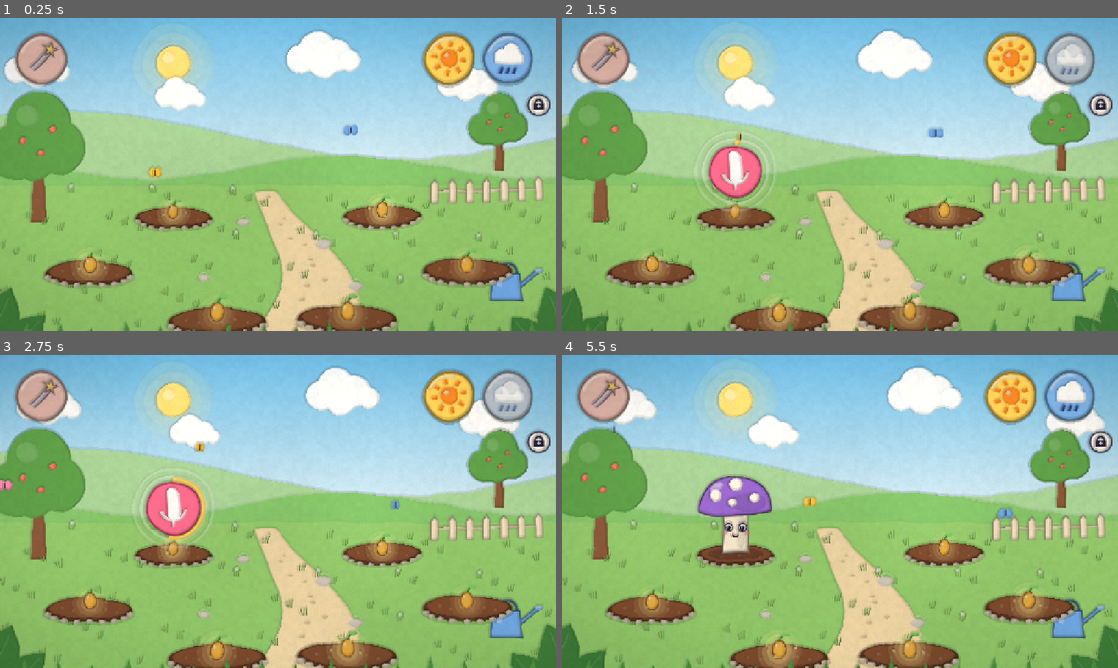
Above: before the commit, frames 1-4 (two rows, left to right).
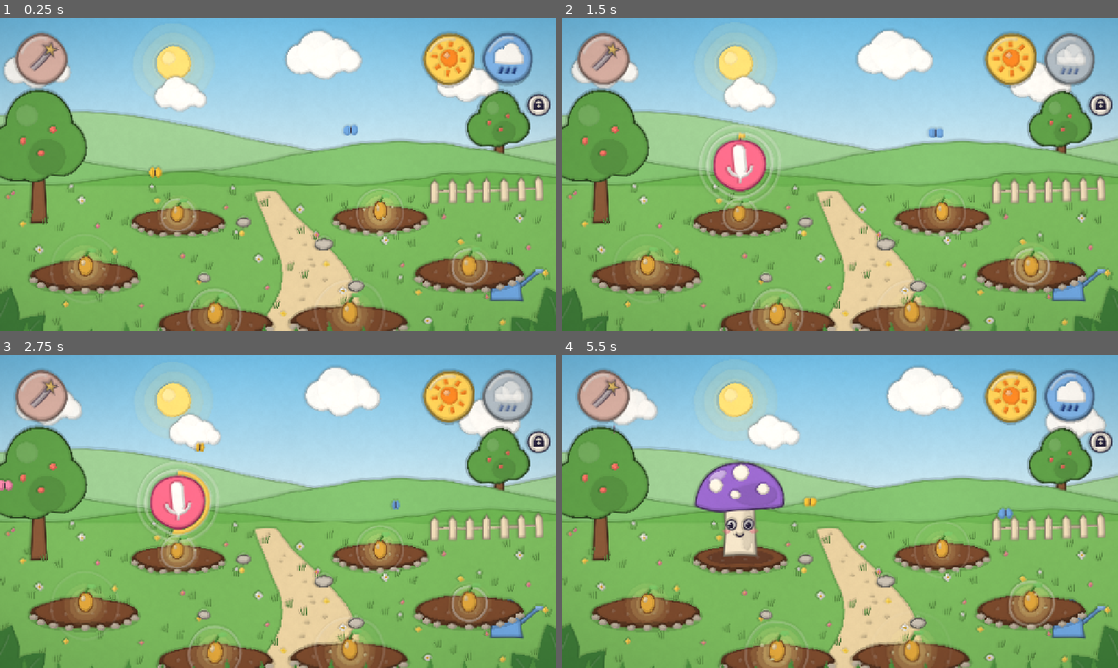
Above: after the commit, the same moments.

Repository: pinkysworld/Summgarten
Game: Godot game, scene res://scenes/main.tscn
The game is run twice, just before and just after one commit, with the same random seed, the same clock (stepped at 60 frames per second) and the same inputs.
Inputs (mouse positions are in pixels of both pictures, inside the frame that each line leads up to):
- Up to frame 1 (0.25 s): no input
- Up to frame 2 (1.5 s): move the mouse to (962, 158) at 0.52 s; click (962, 158) at 0.67 s; move the mouse to (728, 190) at 1.27 s; click (728, 190) at 1.42 s
- Up to frame 3 (2.75 s): move the mouse to (333, 442) at 2.02 s; click (333, 442) at 2.17 s
- Up to frame 4 (5.5 s): move the mouse to (812, 574) at 2.77 s; click (812, 574) at 2.92 s; move the mouse to (1006, 558) at 3.52 s; click (1006, 558) at 3.67 s; move the mouse to (673, 464) at 4.27 s; click (673, 464) at 4.42 s; move the mouse to (867, 511) at 5.02 s; click (867, 511) at 5.17 s

The runs differ from the first frame. In frame 1, 15% of the frame differs, in the area x 0-100%, y 4-100%; in frame 2, 16%; in frame 3, 16%; in frame 4, 17%.

Commit message:
Art-Review 2: größere Wesen, Takt-Wippen, einheitliche Konturen, drei Hügel, Feuerwerk im Takt, Eltern-Karten und Chips, Store-Reihenfolge

Diff:
--- a/scripts/creature.gd
+++ b/scripts/creature.gd
@@ -31,6 +31,7 @@
 var grow := 0.0
 var stage := 2.0 ## 0..1 sprout, 1..2 bud, then the full being grows in
 var joy := 0.0
+var beat_pulse := 0.0
 var yawn_amt := 0.0
 var bow_amt := 0.0
 var hop := 0.0
@@ -91,6 +92,15 @@
 	var top: float = -HEIGHTS[species] - 10.0
 	for i in 2:
 		_notes.append([Vector2(randf_range(-25, 25), top), Vector2(randf_range(-35, 35), -80), -i * 0.15, PALETTE[species]])
+
+
+## Gentle bop on the music's beat.
+func pulse() -> void:
+	if sleeping or grow < 0.9:
+		return
+	beat_pulse = 1.0
+	var tw := create_tween()
+	tw.tween_property(self, "beat_pulse", 0.0, 0.3).set_trans(Tween.TRANS_SINE)
 
 
 ## Tapped: a happy face with squinted eyes and a big smile.
@@ -242,7 +252,7 @@
 	# soft ground shadow
 	draw_colored_polygon(_ell_pts(Vector2(0, 4), Vector2(62 * s, 14 * s), 0.0, 24), Color(0.1, 0.05, 0.1, 0.22))
 	var sway := sin(_t * (0.6 if sleeping else 1.6)) * 0.045 * (1.0 - _sleep_blend * 0.7)
-	var squash := 1.0 + 0.16 * sing_amp
+	var squash := 1.0 + 0.16 * sing_amp + 0.06 * beat_pulse
 	var lean := sway + bow_amt * 0.45 + _look.x * 0.05
 	draw_set_transform(Vector2(0, -hop * 40.0 - _bob * 8.0), lean, Vector2(s / sqrt(squash), s * squash * (1.0 - bow_amt * 0.12)))
 	match species:
@@ -538,6 +548,8 @@
 
 ## Saturated note with a white contour so it reads on any sky.
 func _note(c: Vector2, alpha: float, col: Color) -> void:
+	draw_set_transform(c, 0.0, Vector2.ONE * 1.5)
+	c = Vector2.ZERO
 	var fill := Color(col.darkened(0.15), alpha)
 	var rim := Color(1, 1, 1, alpha)
 	draw_colored_polygon(_ell_pts(c, Vector2(14, 11), -0.35, 18), rim)
@@ -546,6 +558,7 @@
 	draw_colored_polygon(_ell_pts(c, Vector2(11, 8), -0.35, 18), fill)
 	draw_line(c + Vector2(9, -2), c + Vector2(9, -34), fill, 4.0)
 	draw_line(c + Vector2(9, -34), c + Vector2(22, -24), fill, 4.0)
+	draw_set_transform(Vector2.ZERO)
 
 
 func _draw_zzz() -> void:
--- a/scripts/main.gd
+++ b/scripts/main.gd
@@ -7,11 +7,11 @@
 const SAVE_PATH := "user://garden.json"
 ## Organic layout on three depths: back, middle, front.
 const BED_POSITIONS := [
-	Vector2(400, 455), Vector2(880, 450),
-	Vector2(205, 580), Vector2(1075, 575),
-	Vector2(500, 690), Vector2(800, 685),
+	Vector2(410, 462), Vector2(875, 455),
+	Vector2(195, 585), Vector2(1080, 580),
+	Vector2(495, 695), Vector2(805, 690),
 ]
-const BED_SCALE := [0.78, 0.8, 0.9, 0.92, 1.0, 1.02]
+const BED_SCALE := [0.95, 0.97, 1.1, 1.12, 1.18, 1.2]
 const BTN_CONDUCTOR := Vector2(95, 95)
 const BTN_SUN := Vector2(1035, 95)
 const BTN_RAIN := Vector2(1170, 95)
@@ -50,6 +50,8 @@
 var _rain_amount := 0.0
 var _btn_offset := Vector2.ZERO
 var _btn_alpha := 1.0
+var _flashes: Array = [] ## [pos, age]
+var _shake := 0.0
 var hide_ui := false ## key art: no buttons, no empty beds
 var _overlay := Node2D.new()
 
@@ -261,13 +263,22 @@
 
 
 func _fireworks() -> void:
-	var cols := [Color("ff7a6b"), Color("ffc93c"), Color("4cc3b5"), Color("6fa8e8"), Color("9b6bd6"), Color("ff8fb8")]
+	var sets := [[Color("ff7a6b"), Color("ffc93c"), Color("fff3a0")], [Color("4cc3b5"), Color("6fa8e8"), Color("ffffff")],
+		[Color("9b6bd6"), Color("ff8fb8"), Color("ffe066")], [Color("7cc86a"), Color("ffc93c"), Color("ffffff")]]
+	var beat := 60.0 / _bpm()
 	for burst in 4:
-		var origin := Vector2(330 + burst * 205, 150 + (burst % 2) * 60)
+		var origin := Vector2(330 + [0, 2, 1, 3][burst] * 205, 140 + (burst % 2) * 50)
+		var cols: Array = sets[burst]
 		for i in 24:
-			var a := TAU * i / 30.0 + randf() * 0.2
-			var size: float = [5.0, 8.0, 12.0][i % 3]
-			_confetti.append([origin, Vector2(cos(a), sin(a)) * randf_range(120, 300) * (1.3 - size / 20.0), -burst * 0.22, cols[(i + burst) % cols.size()], randf() * TAU, size])
+			var a := TAU * i / 24.0
+			var size: float = [6.0, 9.0, 13.0][i % 3]
+			_confetti.append([origin, Vector2(cos(a), sin(a)) * (240.0 - size * 6.0), 0.0, cols[i % 3], 0.0, size])
+		_flashes.append([origin, 0.0])
+		_shake = 4.0
+		for c in beds:
+			if c:
+				c.celebrate_hop(randf() * 0.08)
+		await get_tree().create_timer(beat / 2.0).timeout
 
 
 ## Seconds until the garden falls asleep (parents choose 4, 6 or 10 minutes).
@@ -425,6 +436,11 @@
 	_confetti = _confetti.filter(func(cf): return cf[2] < 2.4)
 	_rain_amount = move_toward(_rain_amount, 1.0 if weather == Weather.RAIN else 0.0, delta * 0.5)
 	_rainbow = maxf(0.0, _rainbow - delta / 12.0)
+	for fl in _flashes:
+		fl[1] += delta
+	_flashes = _flashes.filter(func(fl): return fl[1] < 0.2)
+	_shake = move_toward(_shake, 0.0, delta * 20.0)
+	position = Vector2(randf_range(-1, 1), randf_range(-1, 1)) * _shake
 	if state == State.RECORDING:
 		_rec_time += delta
 		if _rec_time >= Audio.RECORD_SECONDS:
@@ -473,6 +489,10 @@
 	var roots := [0.0, -3.0, 0.0, -5.0] # C, A, C, G
 	var root: float = roots[bar] + _shift()
 	var fade := 1.0 - _evening()
+	if half % 2 == 0:
+		for c in beds:
+			if c:
+				c.pulse()
 	if half % 4 == 0:
 		Audio.play_music(_bass, root, linear_to_db(0.9 * fade + 0.01))
 	elif half % 2 == 1 and randf() < 0.55:
@@ -533,15 +553,18 @@
 		_draw_cloud(Vector2(x, 60 + fmod(i * 61.0, 150.0)), 0.7 + fmod(i * 0.37, 0.6), cloud_col)
 
 	# Hills with aerial perspective: the far one is pale and bluish
-	var far := Color("a9d49a").lerp(Color("c7a487"), dusk * 0.4).lerp(Color("2a3558"), night)
-	var mid := Color("86c56d").lerp(Color("b08a62"), dusk * 0.3).lerp(Color("1d3a3c"), night)
-	var near := Color("8cc665").lerp(Color("8a7a4a"), dusk * 0.3).lerp(Color("183232"), night)
+	var haze := Color("a6c8e0")
+	var far := Color("9bd47a").lerp(haze, 0.3).lerp(Color("c7a487"), dusk * 0.4).lerp(Color("2a3558"), night)
+	var mid := Color("7cc260").lerp(haze, 0.15).lerp(Color("b08a62"), dusk * 0.3).lerp(Color("1d3a3c"), night)
+	var mid2 := Color("6db654").lerp(Color("a07a52"), dusk * 0.3).lerp(Color("1a3634"), night)
+	var near := Color("5fae4c").lerp(Color("8cc665"), 0.45).lerp(Color("8a7a4a"), dusk * 0.3).lerp(Color("183232"), night)
 	far = far.lerp(far.darkened(0.2), 1.0 - vivid)
 	mid = mid.lerp(mid.darkened(0.2), 1.0 - vivid)
 	near = near.lerp(near.darkened(0.15), 1.0 - vivid)
 	_draw_hill(325, 110, 0.004, 1.0, far)
 	_draw_tree(Vector2(1150, 352), 0.75, night, vivid) # a little tree far away
-	_draw_hill(372, 55, 0.007, 2.3, mid)
+	_draw_hill(355, 70, 0.006, 2.3, mid)
+	_draw_hill(386, 30, 0.009, 4.1, mid2)
 	_gradient_rect(Rect2(-2000, 385, 5280, 2400), near.lightened(0.06), Color("5fa14a").lerp(near, 0.4 + night * 0.6).darkened(0.08))
 	draw_rect(Rect2(-2000, 2785, 5280, 2000), near.darkened(0.12))
 
@@ -579,9 +602,18 @@
 			var fc: Color = [Color("ffffff"), Color("ffc93c"), Color("ff8fb8")][i % 3]
 			draw_circle(gp + Vector2(sway, -16), 4.0, fc.lerp(tuft, night * 0.7))
 
+	for i in 40:
+		var fp := Vector2(fmod(i * 233.0 + 40.0, 1300.0) - 10, 405 + fmod(i * 131.0, 300.0))
+		var fc: Color = [Color("ff8fb1"), Color("ffe066"), Color("ffffff")][i % 3]
+		var r := 3.0 + fmod(i, 3.0)
+		for q in 4:
+			draw_circle(fp + Vector2.from_angle(q * PI / 2) * r, r * 0.8, fc.lerp(tuft, night * 0.7))
+		draw_circle(fp, r * 0.6, Color("ffc93c").lerp(tuft, night * 0.7))
+
 	# Stones and the watering can
 	for st in [Vector3(560, 470, 14), Vector3(745, 520, 18), Vector3(470, 600, 12), Vector3(820, 615, 16)]:
 		var sc := Color("c9c2b8").lerp(Color("3b3d55"), night * 0.8)
+		_draw_ellipse(Vector2(st.x, st.y), Vector2(st.z + 3, st.z * 0.6 + 3), sc.darkened(0.45))
 		_draw_ellipse(Vector2(st.x, st.y), Vector2(st.z, st.z * 0.6), sc)
 		draw_arc(Vector2(st.x, st.y), st.z, PI + 0.3, TAU - 0.3, 10, Color(1, 1, 1, 0.35 * (1.0 - night)), 2.0)
 	_draw_can(Vector2(1165, 650), night)
@@ -606,6 +638,8 @@
 			var glow := 0.5 + 0.5 * sin(_t * 3.0 + i)
 			for g in 3:
 				draw_circle(b + Vector2(0, -8 * k), (22 + g * 11 + glow * 6) * k, Color(1, 0.95, 0.6, (0.24 - g * 0.06) * (0.6 + glow * 0.4)))
+			var ring := fmod(_t * 0.8 + i * 0.3, 1.0)
+			draw_arc(b + Vector2(0, -8 * k), (30 + ring * 50) * k, 0, TAU, 40, Color(1, 1, 1, (0.6 - ring * 0.6) * 0.9), 4.0 * k, true)
 			var bounce := absf(sin(_t * 2.0 + i)) * 5.0
 			var grow := 1.0
 			var sb := b
@@ -706,9 +740,16 @@
 func _draw_tree(base: Vector2, k: float, night: float, vivid: float) -> void:
 	var trunk := Color("8a5a3b").lerp(Color("2a2430"), night * 0.8)
 	var crown := Color("5fa14a").lerp(Color("1d3a3c"), night).lerp(Color("4f7a50"), 1.0 - vivid)
-	draw_colored_polygon(PackedVector2Array([base + Vector2(-14, 0) * k, base + Vector2(-9, -110) * k, base + Vector2(9, -110) * k, base + Vector2(14, 0) * k]), trunk)
-	for b in [Vector3(-40, -130, 52), Vector3(36, -138, 50), Vector3(0, -180, 60), Vector3(-10, -120, 44)]:
+	var trunk_pts := PackedVector2Array([base + Vector2(-14, 0) * k, base + Vector2(-9, -110) * k, base + Vector2(9, -110) * k, base + Vector2(14, 0) * k])
+	draw_colored_polygon(trunk_pts, trunk)
+	trunk_pts.append(trunk_pts[0])
+	draw_polyline(trunk_pts, trunk.darkened(0.5), 3.5, true)
+	var blobs := [Vector3(-40, -130, 52), Vector3(36, -138, 50), Vector3(0, -180, 60), Vector3(-10, -120, 44)]
+	for b in blobs:
+		draw_circle(base + Vector2(b.x, b.y) * k, b.z * k + 3.5, crown.darkened(0.5))
+	for b in blobs:
 		draw_circle(base + Vector2(b.x, b.y) * k, b.z * k, crown)
+	draw_circle(base + Vector2(14, -120) * k, 34 * k, crown.darkened(0.1))
 	draw_circle(base + Vector2(-22, -196) * k, 20 * k, crown.lightened(0.12))
 	for a in [Vector2(-30, -150), Vector2(26, -170), Vector2(4, -128)]:
 		draw_circle(base + a * k, 6 * k, Color("ff7a6b").lerp(crown, night * 0.8))
@@ -744,6 +785,9 @@
 
 
 func _draw_overlay() -> void:
+	for fl in _flashes:
+		var u: float = fl[1] / 0.12
+		_overlay.draw_circle(fl[0], 60.0 * minf(u, 1.0), Color(1, 1, 1, 0.5 * (1.0 - minf(fl[1] / 0.2, 1.0))))
 	for cf in _confetti:
 		if cf[2] > 0.0:
 			var al: float = clampf(2.4 - float(cf[2]), 0.0, 1.0)
@@ -848,12 +892,17 @@
 	var pts := PackedVector2Array()
 	for x in range(-600, 1901, 40):
 		pts.append(Vector2(x, base_y - amp * (0.5 + 0.5 * sin(x * freq + ph))))
+	var ridge := pts.duplicate()
 	pts.append(Vector2(1900, 900))
 	pts.append(Vector2(-600, 900))
 	draw_colored_polygon(pts, col)
+	draw_polyline(ridge, col.darkened(0.18), 3.0, true)
 
 
 func _draw_cloud(c: Vector2, k: float, col: Color) -> void:
+	var rim := Color(col.darkened(0.25), col.a * 0.6)
+	for b in [Vector3(-40, 0, 28), Vector3(-10, -16, 36), Vector3(26, -6, 30), Vector3(52, 6, 20), Vector3(0, 8, 30)]:
+		draw_circle(c + Vector2(b.x, b.y) * k, b.z * k + 3.0, rim)
 	for b in [Vector3(-40, 0, 28), Vector3(-10, -16, 36), Vector3(26, -6, 30), Vector3(52, 6, 20), Vector3(0, 8, 30)]:
 		draw_circle(c + Vector2(b.x, b.y) * k, b.z * k, col)
 	draw_circle(c + Vector2(-14, -24) * k, 14 * k, Color(1, 1, 1, col.a * 0.4))
--- a/scripts/parent_panel.gd
+++ b/scripts/parent_panel.gd
@@ -65,7 +65,7 @@
 	center.set_anchors_preset(Control.PRESET_FULL_RECT)
 	add_child(center)
 	var panel := PanelContainer.new()
-	panel.custom_minimum_size = Vector2(520, 0)
+	panel.custom_minimum_size = Vector2(580, 0)
 	var style := StyleBoxFlat.new()
 	style.bg_color = Color("fbf7ee")
 	style.set_corner_radius_all(18)
@@ -132,18 +132,62 @@
 	_button("Zurück zum Garten", queue_free)
 
 
+func _card() -> VBoxContainer:
+	var card := PanelContainer.new()
+	var st := _box_style(Color("f1e9dc"), 16)
+	st.set_content_margin_all(12)
+	card.add_theme_stylebox_override("panel", st)
+	_box.add_child(card)
+	var v := VBoxContainer.new()
+	v.add_theme_constant_override("separation", 6)
+	card.add_child(v)
+	return v
+
+
+func _link(text: String) -> Button:
+	var b := Button.new()
+	b.text = text
+	b.flat = true
+	b.add_theme_font_size_override("font_size", 17)
+	for k in ["font_color", "font_hover_color", "font_pressed_color", "font_focus_color"]:
+		b.add_theme_color_override(k, Color("b04a4a"))
+	b.add_theme_color_override("font_disabled_color", Color("7a7488"))
+	var empty := StyleBoxEmpty.new()
+	for k in ["normal", "hover", "pressed", "focus", "disabled"]:
+		b.add_theme_stylebox_override(k, empty)
+	_box.add_child(b)
+	return b
+
+
+func _confirming(b: Button, ask: String, done: String, sig: Signal) -> void:
+	var original := b.text
+	b.pressed.connect(func():
+		if b.text == ask:
+			sig.emit()
+			b.text = done
+			b.disabled = true
+		else:
+			b.text = ask
+			get_tree().create_timer(4.0).timeout.connect(func():
+				if is_instance_valid(b) and b.text == ask:
+					b.text = original))
+
+
 func _show_settings() -> void:
 	_clear()
-	_label("Elternbereich", 30)
-
+	_label("Elternbereich", 28)
+	var outer := _box
+
+	# Sound
+	_box = _card()
 	var mic := Button.new()
 	mic.toggle_mode = true
 	mic.button_pressed = settings.mic
-	mic.custom_minimum_size = Vector2(0, 48)
-	mic.add_theme_font_size_override("font_size", 20)
+	mic.custom_minimum_size = Vector2(0, 46)
+	mic.add_theme_font_size_override("font_size", 19)
 	var paint_mic := func(on: bool):
-		mic.text = "Mikrofon: an" if on else "Mikrofon: aus"
-		var st := _box_style(Color("4cc3b5") if on else Color("b9b4c4"), 24)
+		mic.text = "Mikrofon: an" if on else "Mikrofon: aus – eingebaute Klänge"
+		var st := _box_style(Color("4cc3b5") if on else Color("b9b4c4"), 23)
 		for k in ["normal", "hover", "pressed", "hover_pressed"]:
 			mic.add_theme_stylebox_override(k, st)
 	paint_mic.call(settings.mic)
@@ -152,64 +196,73 @@
 		paint_mic.call(on)
 		changed.emit(settings))
 	_box.add_child(mic)
-	_label("Ohne Mikrofon wachsen Wesen mit eingebauten Klängen.", 16)
-
-	_label("Lautstärke", 18)
+	var row := HBoxContainer.new()
+	row.add_theme_constant_override("separation", 12)
+	var vl := Label.new()
+	vl.text = "Lautstärke"
+	vl.add_theme_font_size_override("font_size", 17)
+	vl.add_theme_color_override("font_color", INK)
+	row.add_child(vl)
 	var vol := HSlider.new()
 	vol.min_value = 0.0
 	vol.max_value = 1.0
 	vol.step = 0.05
 	vol.value = settings.volume
-	vol.custom_minimum_size = Vector2(0, 36)
+	vol.size_flags_horizontal = Control.SIZE_EXPAND_FILL
+	vol.custom_minimum_size = Vector2(0, 34)
 	vol.value_changed.connect(func(v):
 		settings.volume = v
 		changed.emit(settings))
-	_box.add_child(vol)
-
-	_label("Der Garten schläft ein nach", 18)
-	var day := OptionButton.new()
-	day.add_theme_font_size_override("font_size", 20)
-	for m in [4, 6, 10]:
-		day.add_item("%d Minuten" % m, m)
-	day.select([4, 6, 10].find(int(settings.get("day_minutes", 6))))
-	day.item_selected.connect(func(idx):
-		settings.day_minutes = day.get_item_id(idx)
-		changed.emit(settings))
-	_box.add_child(day)
-
+	row.add_child(vol)
+	_box.add_child(row)
+
+	# Play time and concert
+	_box = _card()
+	_label("Der Garten schläft ein nach", 17)
+	var chips := HBoxContainer.new()
+	chips.alignment = BoxContainer.ALIGNMENT_CENTER
+	chips.add_theme_constant_override("separation", 8)
+	var group := ButtonGroup.new()
+	for m in [4, 6, 10, 15]:
+		var chip := Button.new()
+		chip.text = "%d Min" % m
+		chip.toggle_mode = true
+		chip.button_group = group
+		chip.custom_minimum_size = Vector2(96, 40)
+		chip.add_theme_font_size_override("font_size", 18)
+		chip.add_theme_stylebox_override("normal", _box_style(Color("d8d1c5"), 20))
+		chip.add_theme_stylebox_override("hover", _box_style(Color("cbc3b5"), 20))
+		chip.add_theme_stylebox_override("pressed", _box_style(Color("4cc3b5"), 20))
+		chip.add_theme_stylebox_override("hover_pressed", _box_style(Color("4cc3b5"), 20))
+		chip.add_theme_color_override("font_color", INK)
+		chip.button_pressed = int(settings.get("day_minutes", 6)) == m
+		chip.pressed.connect(func():
+			settings.day_minutes = m
+			changed.emit(settings))
+		chips.add_child(chip)
+	_box.add_child(chips)
 	var exp := _button("Konzert als Audiodatei speichern", func(): pass)
-	var exp_info := _label("", 15)
+	var exp_info := _label("", 14)
+	exp_info.visible = false
 	exp.pressed.connect(func():
 		var path: String = exporter.call() if exporter.is_valid() else ""
-		if path.is_empty():
-			exp_info.text = "Noch keine Wesen im Garten."
-		else:
-			exp_info.text = "Gespeichert: " + path)
-
-	var gap := Control.new()
-	gap.custom_minimum_size = Vector2(0, 6)
-	_box.add_child(gap)
-	var del := _button("Alle Aufnahmen löschen", func(): pass)
-	for k in ["normal", "hover", "pressed"]:
-		del.add_theme_stylebox_override(k, _box_style(DANGER if k != "hover" else DANGER.lightened(0.1)))
-	del.pressed.connect(func():
-		if del.text.begins_with("Wirklich"):
-			delete_recordings.emit()
-			del.text = "Aufnahmen gelöscht ✓"
-			del.disabled = true
-		else:
-			del.text = "Wirklich alle Aufnahmen löschen?")
-	var clr := _button("Garten neu beginnen", func(): pass)
-	for k in ["normal", "hover", "pressed"]:
-		clr.add_theme_stylebox_override(k, _box_style(DANGER if k != "hover" else DANGER.lightened(0.1)))
-	clr.pressed.connect(func():
-		if clr.text.begins_with("Wirklich"):
-			clear_garden.emit()
-			clr.text = "Garten ist leer ✓"
-			clr.disabled = true
-		else:
-			clr.text = "Wirklich den ganzen Garten leeren?")
-
-	_label("Aufnahmen bleiben nur auf diesem Gerät. Kein Upload, keine Werbung, keine Analyse.", 15)
+		exp_info.visible = true
+		exp_info.text = "Noch keine Wesen im Garten." if path.is_empty() else "Gespeichert: " + path)
+
+	# Trust + quiet destructive actions
+	_box = outer
+	_label("Offline · Keine Werbung · Keine Datenerhebung · Aufnahmen bleiben auf diesem Gerät", 14)
+	var sep := HSeparator.new()
+	_box.add_child(sep)
+	var links := HBoxContainer.new()
+	links.alignment = BoxContainer.ALIGNMENT_CENTER
+	links.add_theme_constant_override("separation", 18)
+	_box.add_child(links)
+	var del := _link("Aufnahmen löschen")
+	del.reparent(links)
+	_confirming(del, "Wirklich alle löschen?", "Aufnahmen gelöscht ✓", delete_recordings)
+	var clr := _link("Garten neu beginnen")
+	clr.reparent(links)
+	_confirming(clr, "Wirklich alles leeren?", "Garten ist leer ✓", clear_garden)
+	_button("Zurück zum Garten", queue_free)
 	_label("Klanggarten %s" % ProjectSettings.get_setting("application/config/version"), 12)
-	_button("Zurück zum Garten", queue_free)
--- a/shaders/paper.gdshader
+++ b/shaders/paper.gdshader
@@ -28,7 +28,7 @@
 	// paper grain and blotchy wash
 	float grain = noise(frag * 0.9) * 0.5 + noise(frag * 0.23) * 0.5;
 	float wash = noise(frag * 0.012);
-	c *= 1.0 + (grain - 0.5) * 0.07 * strength + (wash - 0.5) * 0.06 * strength;
+	c *= 1.0 + (grain - 0.5) * 0.035 * strength + (wash - 0.5) * 0.04 * strength;
 	c = mix(c, c * vec3(1.03, 1.0, 0.95), 0.5 * strength);
 	// warm vignette
 	float v = smoothstep(0.95, 0.35, length(SCREEN_UV - 0.5));
--- a/tools/store_shots.gd
+++ b/tools/store_shots.gd
@@ -93,7 +93,7 @@
 			c.sing(0.0)
 	main._fireworks()
 	await get_tree().create_timer(0.75).timeout
-	await _shot("02_konzert.png", "Ein Konzert aus Kinderstimmen")
+	await _shot("03_konzert.png", "Ein Konzert aus Kinderstimmen")
 
 	# 3: rain, then rainbow
 	main.weather = main.Weather.NONE
@@ -106,13 +106,13 @@
 		if c:
 			c.celebrate_hop(randf() * 0.2)
 	await get_tree().create_timer(0.2).timeout
-	await _shot("03_regenbogen.png", "Sonne, Regen, Regenbogen")
+	await _shot("04_regenbogen.png", "Sonne, Regen, Regenbogen")
 
 	# 4: good night
 	main._rainbow = 0.0
 	main._go_to_sleep()
 	await get_tree().create_timer(3.0).timeout
-	await _shot("04_gute_nacht.png", "Gute Nacht, Garten")
+	await _shot("02_gute_nacht.png", "Gute Nacht, Garten")
 
 	# 5: for parents
 	main._wake_up()
@@ -128,10 +128,13 @@
 func _capsule() -> void:
 	main.hide_ui = true
 	_fill([0, 8, -1, -1, -1, -1])
+	for c in main.beds:
+		if c:
+			c.modulate = Color(0.85, 0.88, 0.95) # supporting cast, pushed back
 	await get_tree().create_timer(0.5).timeout
 	# hero: a big singing beetle in front, friends either side
 	var Creature := load("res://scripts/creature.gd")
-	var heroes := [[3, Vector2(640, 700), 2.1], [5, Vector2(330, 690), 1.35], [6, Vector2(960, 700), 1.35]]
+	var heroes := [[3, Vector2(640, 705), 2.3]]
 	for h in heroes:
 		var c = Creature.new()
 		c.setup(int(h[0]) / 3, int(h[0]) % 3, SoundLab.make_wav(SoundLab.preset(0).samples, 22050), 261.63)
@@ -147,7 +150,7 @@
 	var title := Control.new()
 	title.set_script(load("res://tools/title.gd"))
 	title.set_anchors_preset(Control.PRESET_TOP_WIDE)
-	title.offset_top = 14
+	title.offset_top = 6
 	title.offset_bottom = 180
 	title.size_px = int(get_viewport().get_visible_rect().size.y * 0.19)
 	_layer.add_child(title)
